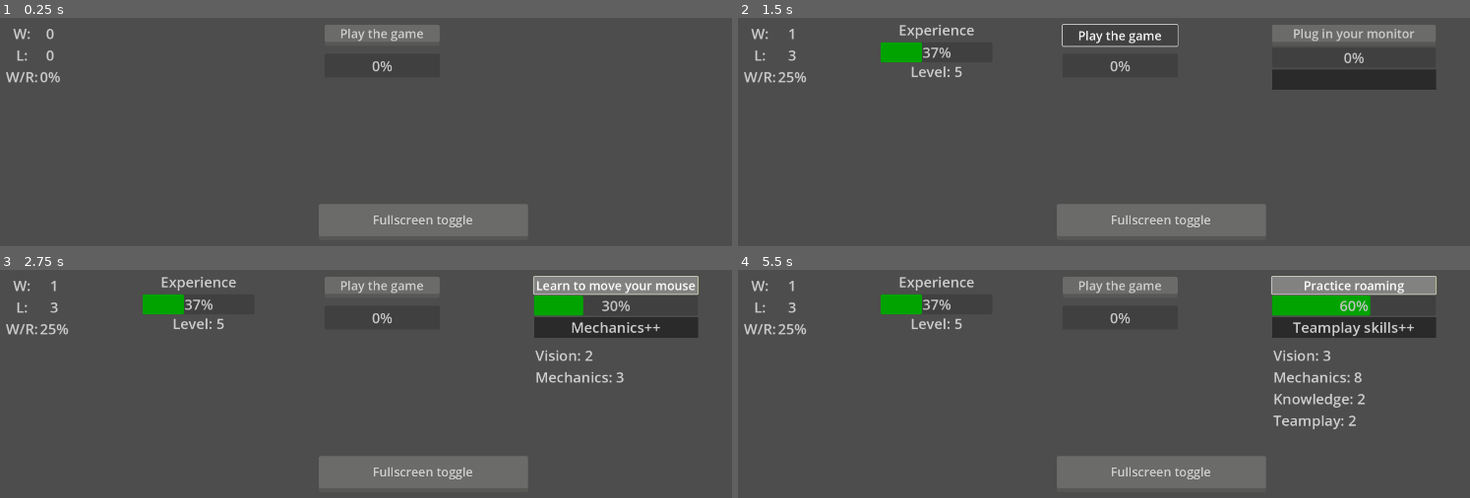
Above: before the commit, frames 1-4 (two rows, left to right).
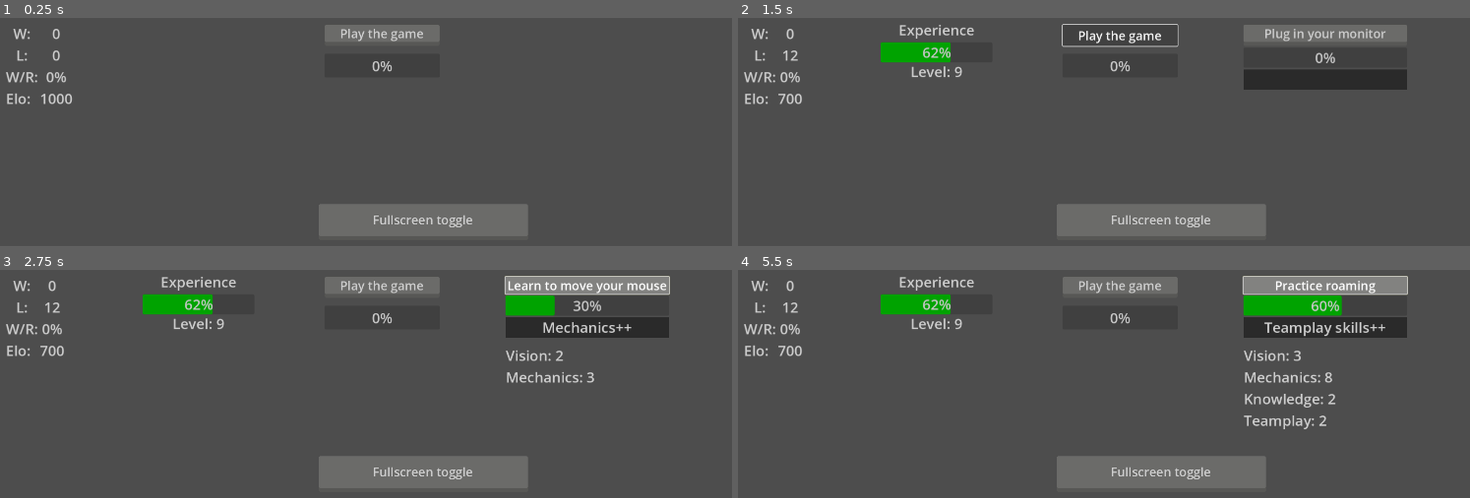
Above: after the commit, the same moments.

Repository: Rycerzklanu/moba_incremental
Game: Godot game, scene res://Scenes/main.tscn
The game is run twice, just before and just after one commit, with the same random seed, the same clock (stepped at 60 frames per second) and the same inputs.
Inputs:
- Up to frame 1 (0.25 s): no input
- Up to frame 2 (1.5 s): click "Play the game" at 0.5 s; click "Play the game" at 1.25 s
- Up to frame 3 (2.75 s): click "Plug in your monitor" at 2 s
- Up to frame 4 (5.5 s): click "Learn to move your mouse" at 2.75 s; click "Learn to press some keys" at 3.5 s; click "Practice positioning" at 4.25 s; click "Practice kiting" at 5 s

The runs differ from the first frame. In frame 1, 0.4% of the frame differs, in the area x 0-10%, y 4-38%; in frame 2, 2.4%; in frame 3, 4.3%; in frame 4, 5.1%, in the area x 0-96%, y 2-70%.

Commit message:
Implemented elo, it's broken for now
The winchance value jumps to 0 for some reason? Might be the super fast timers that I use for testing purposes

Diff:
--- /dev/null
+++ b/Scenes/Elo_amount.gd
@@ -0,0 +1,12 @@
+extends Label
+var elo = 1000
+
+
+func _on_tab_1ui_progbar_full_l():
+	elo -= 25
+	set_text(str(elo))
+	if elo < 100:
+		elo = 100
+func _on_tab_1ui_progbar_full_w():
+	elo += 25
+	set_text(str(elo))
--- a/Scenes/RPG Skills.gd
+++ b/Scenes/RPG Skills.gd
@@ -1,15 +1 @@
 extends GridContainer
-
-# this script is just for organising the labels
-
-# base variables:
-# mechanics
-# knowledge
-# champion mastery
-# teamplay
-#
-#
-
-# prestige variables:
-# understanding
-#
--- a/Scenes/tab_1ui.tscn
+++ b/Scenes/tab_1ui.tscn
@@ -8,6 +8,7 @@
 [ext_resource type="Script" path="res://Scripts/UI_1/SoloQ_W_amount.gd" id="7_mbsye"]
 [ext_resource type="Script" path="res://Scripts/UI_1/SoloQ_L_amount.gd" id="8_4lyrx"]
 [ext_resource type="Script" path="res://Scripts/UI_1/SoloQ_WR_amount.gd" id="9_m3jr4"]
+[ext_resource type="Script" path="res://Scenes/Elo_amount.gd" id="9_w537t"]
 [ext_resource type="Script" path="res://Scripts/UI_1/Player_exp_ProgBar.gd" id="10_chrru"]
 [ext_resource type="Script" path="res://Scripts/UI_1/playerexplabel.gd" id="11_av5xe"]
 [ext_resource type="Script" path="res://Scenes/Learn_skill.gd" id="11_fw10i"]
@@ -72,7 +73,7 @@
 
 [node name="Timer" type="Timer" parent="Play_game_ProgBar"]
 process_callback = 0
-wait_time = 0.1
+wait_time = 0.022
 
 [node name="GridContainer" type="GridContainer" parent="Play_game_ProgBar"]
 layout_mode = 1
@@ -133,6 +134,16 @@
 vertical_alignment = 1
 script = ExtResource("9_m3jr4")
 
+[node name="Elo_label" type="Label" parent="Play_game_ProgBar/GridContainer"]
+layout_mode = 2
+text = "Elo:"
+
+[node name="Elo_amount" type="Label" parent="Play_game_ProgBar/GridContainer"]
+layout_mode = 2
+text = "1000
+"
+script = ExtResource("9_w537t")
+
 [node name="Player_exp_ProgBar" type="ProgressBar" parent="."]
 layout_mode = 1
 anchors_preset = -1
@@ -178,7 +189,7 @@
 [node name="Skills_container" type="GridContainer" parent="."]
 layout_mode = 1
 anchors_preset = -1
-anchor_left = 0.690125
+anchor_left = 0.653667
 anchor_top = 0.029
 anchor_right = 0.984
 anchor_bottom = 0.174519
@@ -187,6 +198,7 @@
 offset_right = 0.719971
 offset_bottom = 0.519989
 grow_vertical = 2
+theme = ExtResource("3_3qtp6")
 script = ExtResource("12_ne02h")
 metadata/_edit_use_anchors_ = true
 
@@ -242,7 +254,7 @@
 [node name="RPG Skills" type="GridContainer" parent="."]
 layout_mode = 1
 anchors_preset = -1
-anchor_left = 0.691542
+anchor_left = 0.654042
 anchor_top = 0.184296
 anchor_right = 1.0
 anchor_bottom = 0.474852
@@ -286,13 +298,16 @@
 theme = ExtResource("3_3qtp6")
 script = ExtResource("21_gtyi2")
 
+[connection signal="progbar_full_l" from="." to="Play_game_ProgBar/GridContainer/SoloQ_L_amount" method="_on_tab_1ui_progbar_full_l"]
+[connection signal="progbar_full_l" from="." to="Play_game_ProgBar/GridContainer/SoloQ_WR_amount" method="_on_tab_1ui_progbar_full_l"]
+[connection signal="progbar_full_l" from="." to="Player_exp_ProgBar" method="_on_tab_1ui_progbar_full_l"]
+[connection signal="progbar_full_l" from="." to="Play_game_ProgBar/GridContainer/Elo_amount" method="_on_tab_1ui_progbar_full_l"]
+[connection signal="progbar_full_w" from="." to="Play_game_ProgBar/GridContainer/SoloQ_W_amount" method="_on_tab_1ui_progbar_full_w"]
+[connection signal="progbar_full_w" from="." to="Play_game_ProgBar/GridContainer/SoloQ_WR_amount" method="_on_tab_1ui_progbar_full_w"]
+[connection signal="progbar_full_w" from="." to="Player_exp_ProgBar" method="_on_tab_1ui_progbar_full_w"]
+[connection signal="progbar_full_w" from="." to="Play_game_ProgBar/GridContainer/Elo_amount" method="_on_tab_1ui_progbar_full_w"]
 [connection signal="button_stop1" from="Play_game_ProgBar" to="Play_game_ProgBar/Play_game" method="_on_play_game_prog_bar_button_stop_1"]
-[connection signal="progbar_full_l" from="Play_game_ProgBar" to="Play_game_ProgBar/GridContainer/SoloQ_L_amount" method="_on_play_game_prog_bar_progbar_full_l"]
-[connection signal="progbar_full_l" from="Play_game_ProgBar" to="Play_game_ProgBar/GridContainer/SoloQ_WR_amount" method="_on_play_game_prog_bar_progbar_full_l"]
-[connection signal="progbar_full_l" from="Play_game_ProgBar" to="Player_exp_ProgBar" method="_on_play_game_prog_bar_progbar_full_l"]
-[connection signal="progbar_full_w" from="Play_game_ProgBar" to="Play_game_ProgBar/GridContainer/SoloQ_W_amount" method="_on_play_game_prog_bar_progbar_full_w"]
-[connection signal="progbar_full_w" from="Play_game_ProgBar" to="Play_game_ProgBar/GridContainer/SoloQ_WR_amount" method="_on_play_game_prog_bar_progbar_full_w"]
-[connection signal="progbar_full_w" from="Play_game_ProgBar" to="Player_exp_ProgBar" method="_on_play_game_prog_bar_progbar_full_w"]
+[connection signal="valchanged" from="Play_game_ProgBar" to="." method="_on_play_game_prog_bar_valchanged"]
 [connection signal="toggled" from="Play_game_ProgBar/Play_game" to="Play_game_ProgBar" method="_on_play_game_toggled"]
 [connection signal="toggled" from="Play_game_ProgBar/Play_game" to="Skills_container/Learn_skill_ProgBar" method="_on_play_game_toggled"]
 [connection signal="timeout" from="Play_game_ProgBar/Timer" to="Play_game_ProgBar" method="_on_timer_timeout"]
--- a/Scripts/UI_1/Play_game_PB.gd
+++ b/Scripts/UI_1/Play_game_PB.gd
@@ -1,8 +1,7 @@
 extends ProgressBar
-signal progbar_full_w
-signal progbar_full_l
+signal valchanged
 signal button_stop1
-var wchance = 0.10
+
 func _on_play_game_toggled(button_pressed):
 	_on_timer_timeout()
 	if !button_pressed:
@@ -11,10 +10,7 @@
 	if value == 100:
 		value -= 100
 		set_value_no_signal(value)
-		if randf() < wchance:
-			emit_signal("progbar_full_w")
-		else:
-			emit_signal("progbar_full_l")
+		emit_signal("valchanged")
 
 func _on_timer_timeout():
 	$Timer.start()
--- a/Scripts/UI_1/Player_exp_ProgBar.gd
+++ b/Scripts/UI_1/Player_exp_ProgBar.gd
@@ -1,11 +1,10 @@
 extends ProgressBar
 
-
-func _on_play_game_prog_bar_progbar_full_l():
+func _on_tab_1ui_progbar_full_l():
 	value += 100
 
 
-func _on_play_game_prog_bar_progbar_full_w():
+func _on_tab_1ui_progbar_full_w():
 	value += 300
 
 func _process(_delta):
--- a/Scripts/UI_1/SoloQ_L_amount.gd
+++ b/Scripts/UI_1/SoloQ_L_amount.gd
@@ -1,6 +1,7 @@
 extends Label
 var value = 0
 
-func _on_play_game_prog_bar_progbar_full_l():
+
+func _on_tab_1ui_progbar_full_l():
 	value += 1
 	set_text(str(value))
--- a/Scripts/UI_1/SoloQ_WR_amount.gd
+++ b/Scripts/UI_1/SoloQ_WR_amount.gd
@@ -4,11 +4,14 @@
 var wr = 0.0
 func _ready():
 	set_text("0%")
-func _on_play_game_prog_bar_progbar_full_l():
+
+func _on_tab_1ui_progbar_full_l():
 	losses += 1
 	wr = roundf(wins/(wins+losses) * 100)
 	set_text(str(wr)+"%")
-func _on_play_game_prog_bar_progbar_full_w():
+
+
+func _on_tab_1ui_progbar_full_w():
 	wins += 1
 	wr = roundf(wins/(wins+losses) * 100)
 	set_text(str(wr)+"%")
--- a/Scripts/UI_1/SoloQ_W_amount.gd
+++ b/Scripts/UI_1/SoloQ_W_amount.gd
@@ -2,6 +2,6 @@
 var value = 0
 
 
-func _on_play_game_prog_bar_progbar_full_w():
+func _on_tab_1ui_progbar_full_w():
 	value += 1
 	set_text(str(value))
--- a/Scripts/UI_1/Tab1UI.gd
+++ b/Scripts/UI_1/Tab1UI.gd
@@ -1,5 +1,8 @@
 extends Control
 var fullscreen_val = 0
+var wchance = 0.10
+signal progbar_full_w
+signal progbar_full_l
 func _ready():
 	$Player_exp_ProgBar.hide()
 	$Skills_container.hide()
@@ -20,3 +23,12 @@
 	if fullscreen_val == 2:
 		DisplayServer.window_set_mode(DisplayServer.WINDOW_MODE_WINDOWED)
 		fullscreen_val = 0
+
+
+func _on_play_game_prog_bar_valchanged():
+	wchance = (0.1 + 0.2 * ($"RPG Skills/Vision_label".vision + $"RPG Skills/Mechanics_label".mechanics + $"RPG Skills/Knowledge_label".knowledge + $"RPG Skills/Teamplay_label".teamplay + $"RPG Skills/Champ_mast_label".champ_mastery)) * (1000/$Play_game_ProgBar/GridContainer/Elo_amount.elo)
+	print(wchance)
+	if randf() < wchance:
+		emit_signal("progbar_full_w")
+	else:
+		emit_signal("progbar_full_l")
Not shown: 2 places in Scenes/tab_1ui.tscn that only renumber resources
